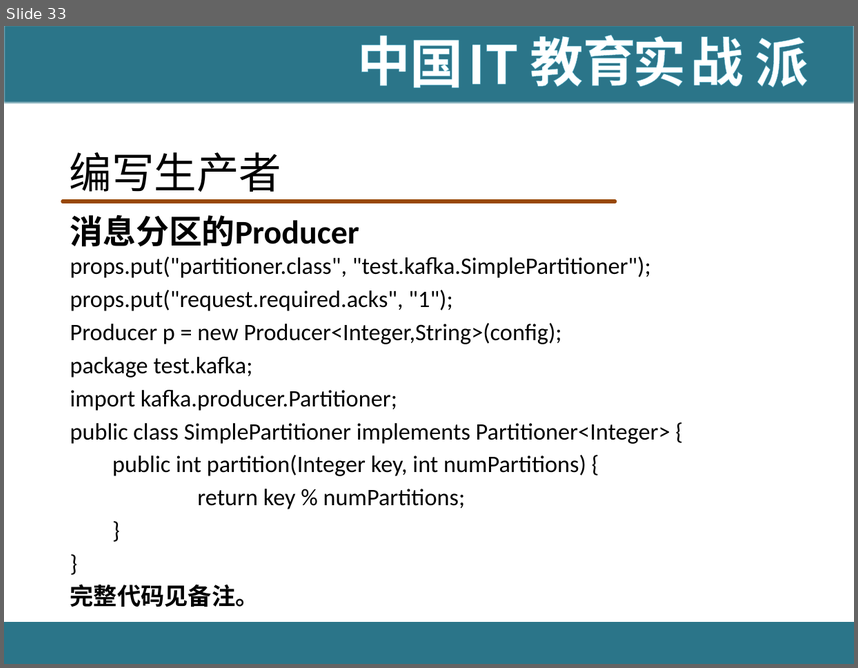
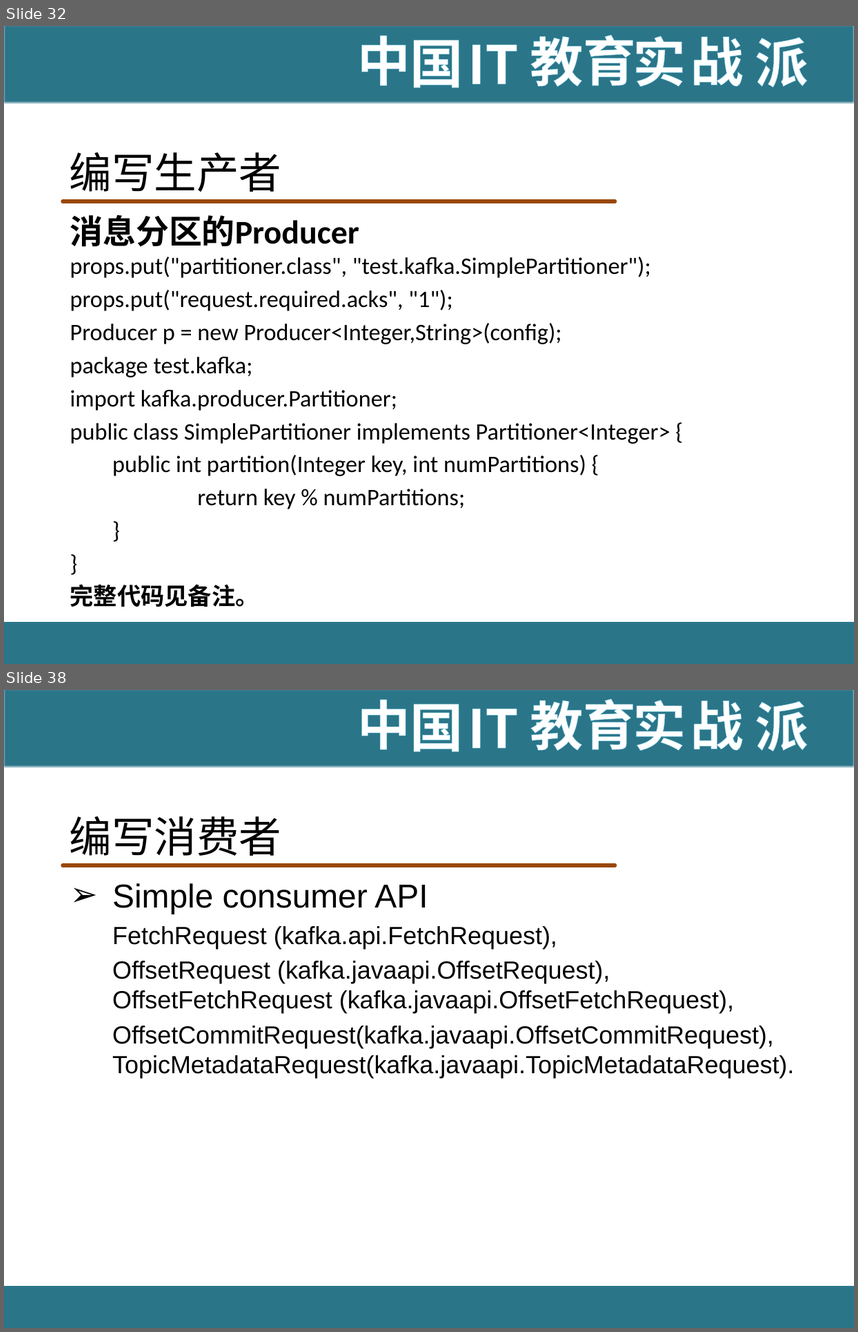
Before and after one commit to hanningxiao/BigData, a slide deck: [IT18掌www.it18zhang.com]Kafka.pptx. Shown one above the other, each under a label of ours: slide 33 before the commit, slides 32 and 38 after it; the slides between them are not shown. The pictures are 858x668 and 858x1332 pixels, drawn with LibreOffice and Linux fonts; fonts in the diff are those of the drawing; background and template pictures are left out. Boxes give left, top, right and bottom in pixels: in the first picture for what was removed or moved away, otherwise in the second. Text is boxed around its words. In the diff, an @@ line names an element or a change of style, - is before the commit and + after.

Commit message:
kafka

```diff
--- a/[IT18掌www.it18zhang.com]Kafka.pptx
+++ b/[IT18掌www.it18zhang.com]Kafka.pptx
@@ slide 38 added at box(4, 690, 854, 1328), background #FFFFFF; not listed: 11 template elements that a slide beside it also shows @@
@@ title added at box(70, 816, 282, 856), 36 pt, text #000000 @@
+编写消费者
@@ text added at box(112, 883, 794, 1078), 21 pt, text #000000 @@
+➢ Simple consumer API
+  FetchRequest (kafka.api.FetchRequest),
+  OffsetRequest (kafka.javaapi.OffsetRequest), OffsetFetchRequest (kafka.javaapi.OffsetFetchRequest),
+  OffsetCommitRequest(kafka.javaapi.OffsetCommitRequest), TopicMetadataRequest(kafka.javaapi.TopicMetadataRequest).
@@ what was slide 33 is now slide 32 @@
```
Also in this commit, not shown: 23 other slides added, 1 slide removed.
